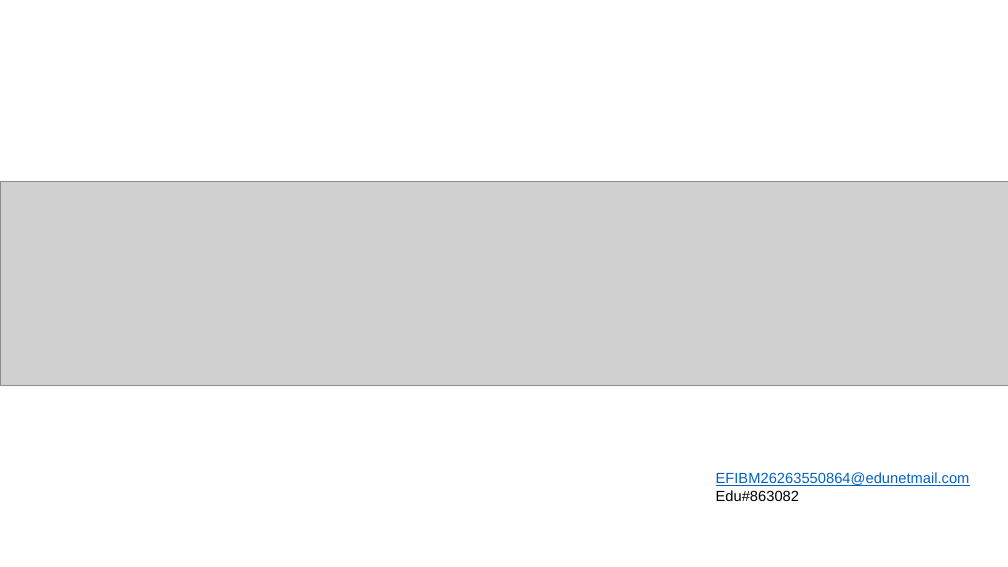
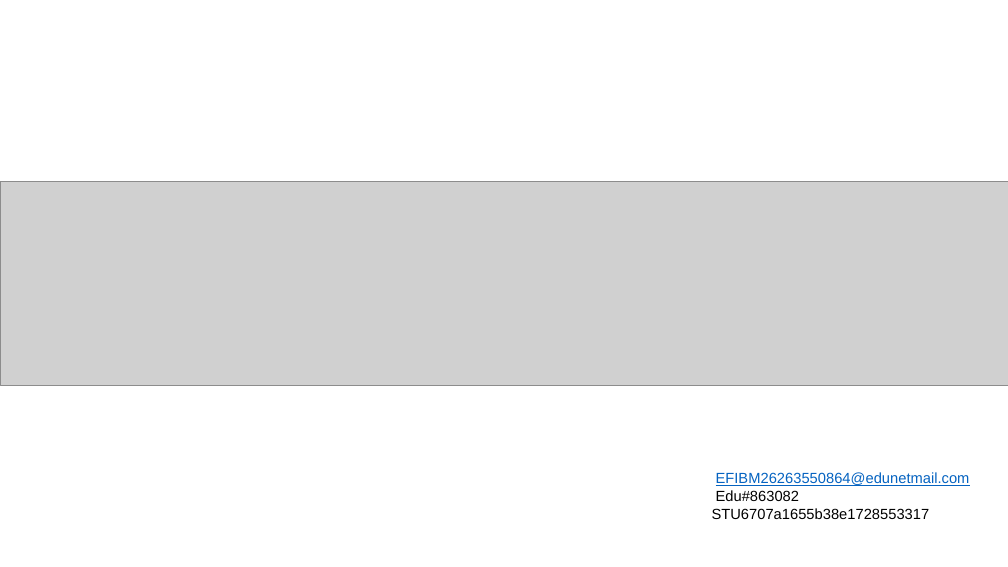
Before and after one commit to Melisa-Gompana/Street-Vendor-Digitalization-Agent-finalibmproject, a slide deck: slide 27 of ppt GMelisa Street Vendor Digitalization AgentProject Submission ibm.pptx (slide 21 before the commit). Drawn at 1008x567 pixels with LibreOffice and Linux fonts; fonts in the diff are those of the drawing; grey boxes stand for pictures. Boxes give left, top, right and bottom in pixels: in the first picture for what was removed or moved away, otherwise in the second. Text is boxed around its words. In the diff, an @@ line names an element or a change of style, - is before the commit and + after.

```diff
--- a/ppt GMelisa Street Vendor Digitalization AgentProject Submission ibm.pptx
+++ b/ppt GMelisa Street Vendor Digitalization AgentProject Submission ibm.pptx
@@ text at (x1=712, y1=508, x2=930, y2=519): paragraph added @@
+STU6707a1655b38e1728553317
```
Also in this commit, not shown: 2 other slides changed, 8 slides added, 2 slides removed.
